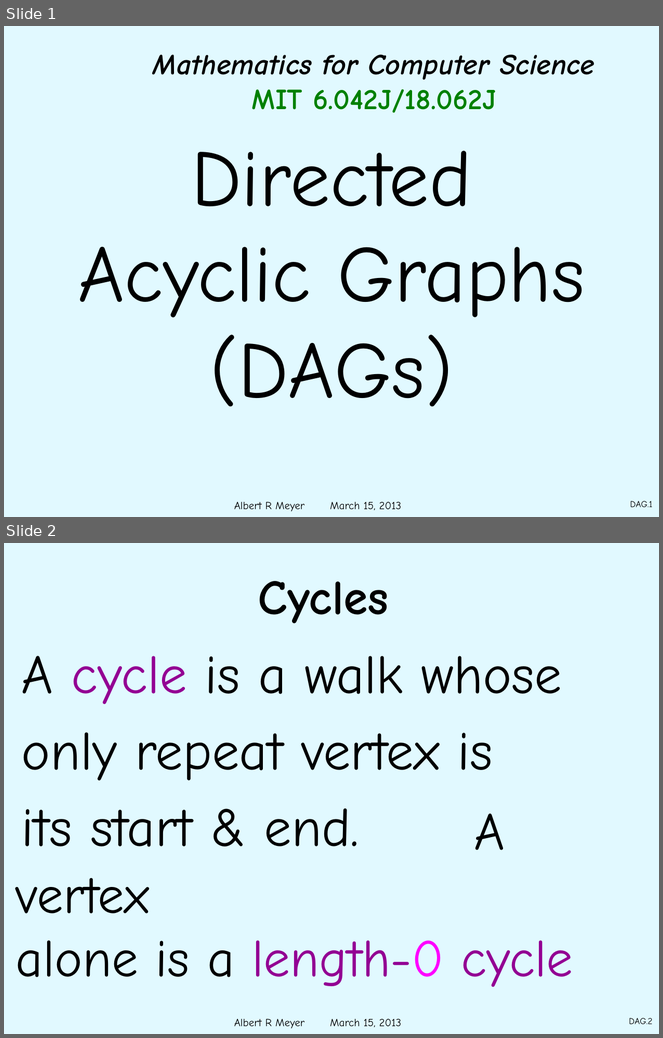
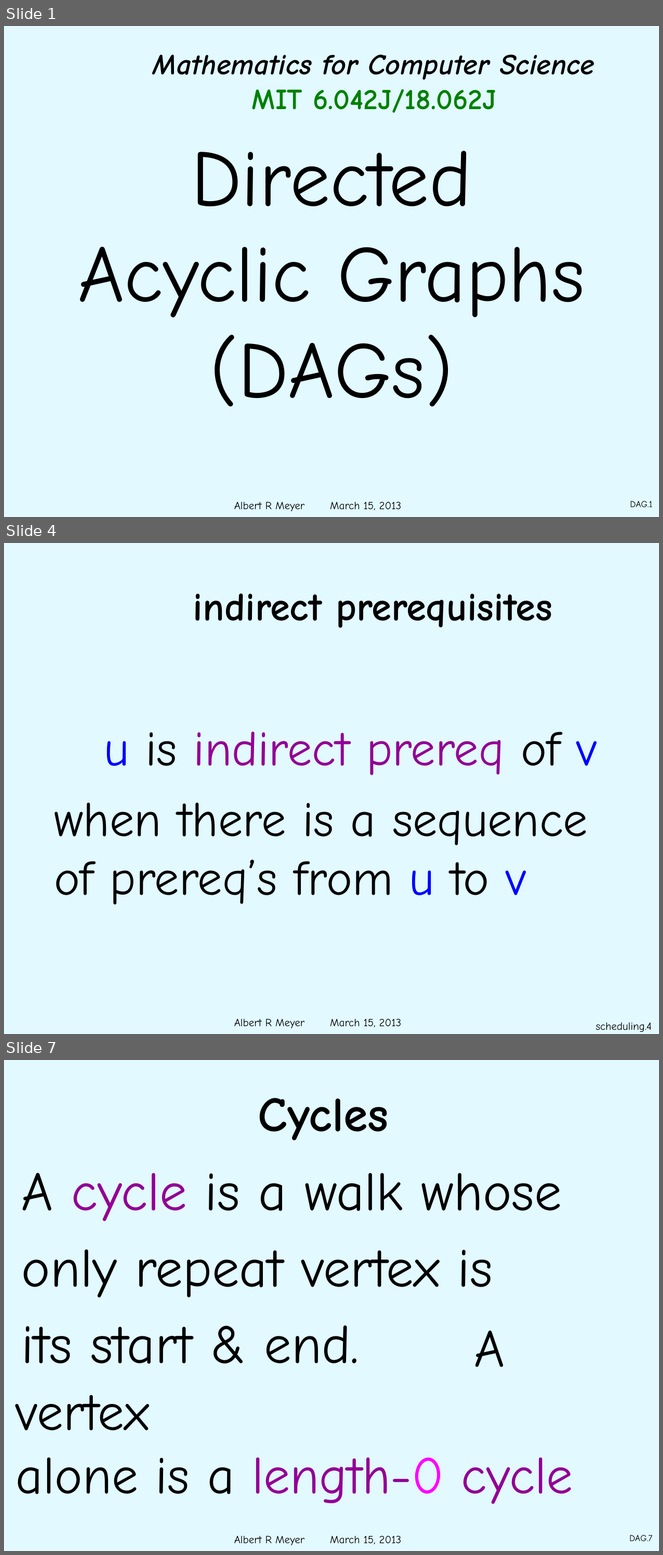
Before and after one commit to armeyer/mcs_web, a slide deck: spring13/slides13/dags.pptx. Shown one above the other, each under a label of ours: slides 1 and 2 before the commit, slides 1, 4 and 7 after it; the slides between them are not shown. The pictures are 663x1038 and 663x1555 pixels, drawn with LibreOffice and Linux fonts; fonts in the diff are those of the drawing; background and template pictures are left out. Boxes give left, top, right and bottom in pixels: in the first picture for what was removed or moved away, otherwise in the second. Text is boxed around its words. In the diff, an @@ line names an element or a change of style, - is before the commit and + after.

```diff
--- a/spring13/slides13/dags.pptx
+++ b/spring13/slides13/dags.pptx
@@ slide 4 added at [4,543,659,1034], background #E1F9FF; not listed: 1 template element that a slide beside it also shows @@
@@ title added at [193,593,553,628], 44 pt, text #000000, bold @@
+indirect prerequisites
@@ text added at [54,732,598,905], 54 pt, text #000000 @@
+u is indirect prereq of v
+when there is a sequence
+of prereq’s from u to v
@@ page number added at [596,1022,652,1032], 12 pt, text #000000 @@
+scheduling.4
@@ what was slide 2 is now slide 7 @@
@@ page number at [630,1535,652,1542]: text changed @@
-DAG.2
+DAG.7
```
Also in this commit, not shown: 2 slides changed, 4 other slides added.
